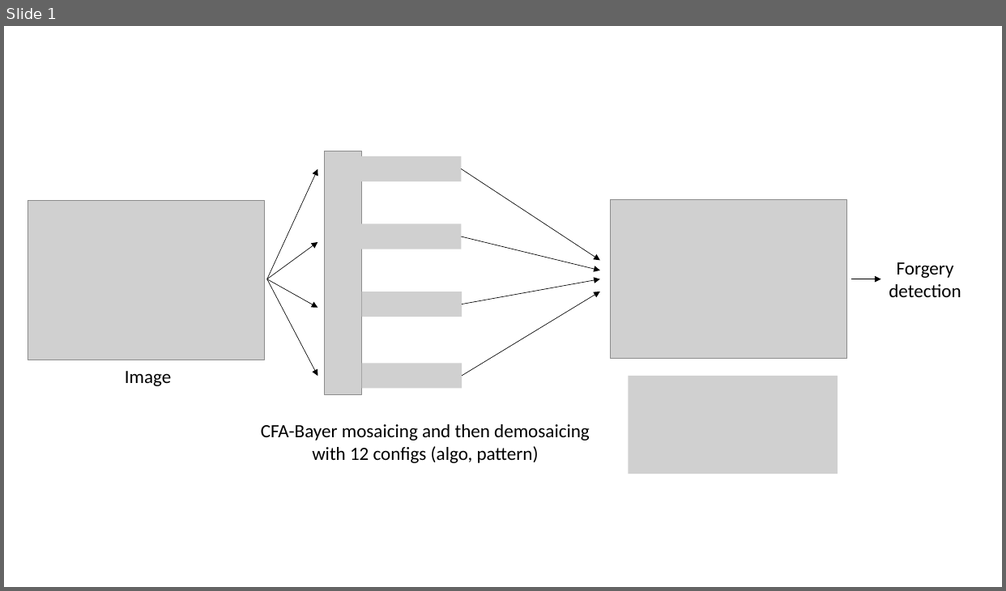
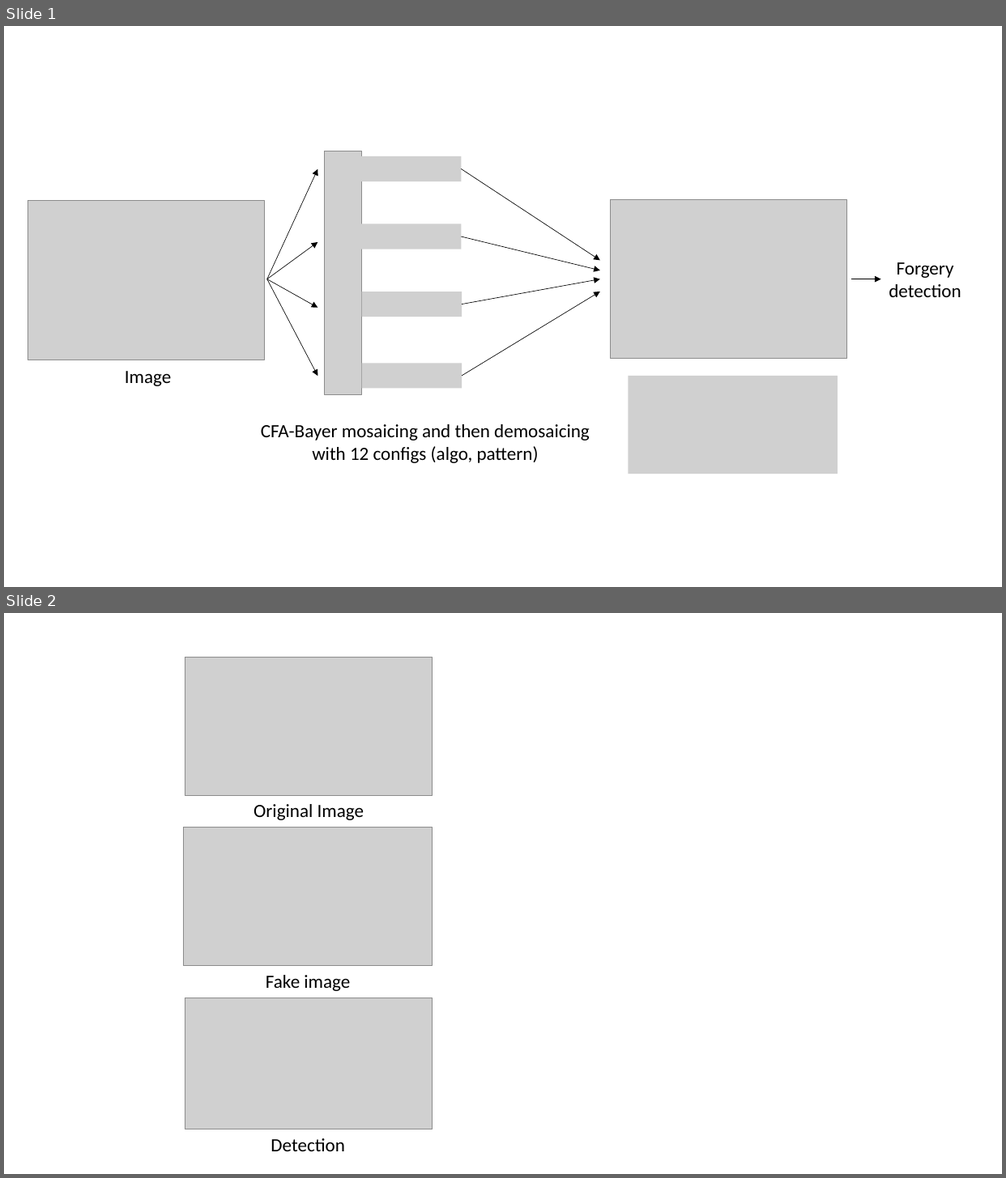
Before and after one commit to DentanJeremie/demosaicing-detection, a slide deck: doc/figures/Figures.pptx. Shown one above the other, each under a label of ours: slide 1 before the commit, slides 1 and 2 after it. The pictures are 1006x591 and 1006x1178 pixels, drawn with LibreOffice and Linux fonts; fonts in the diff are those of the drawing; grey boxes stand for pictures. Boxes give left, top, right and bottom in pixels: in the first picture for what was removed or moved away, otherwise in the second. Text is boxed around its words. In the diff, an @@ line names an element or a change of style, - is before the commit and + after.

```diff
--- a/doc/figures/Figures.pptx
+++ b/doc/figures/Figures.pptx
@@ slide 2 added at (4,613,1002,1174), background #FFFFFF @@
@@ picture added at (185,658,433,795) @@
@@ text added at (253,804,364,820), 18 pt, text #000000 @@
+Original Image
@@ picture added at (184,827,432,965) @@
@@ text added at (266,975,350,991), 18 pt, text #000000 @@
+Fake image
@@ picture added at (185,998,433,1130) @@
@@ text added at (270,1139,344,1152), 18 pt, text #000000 @@
+Detection
```
Also in this commit, not shown: 11 other files.
